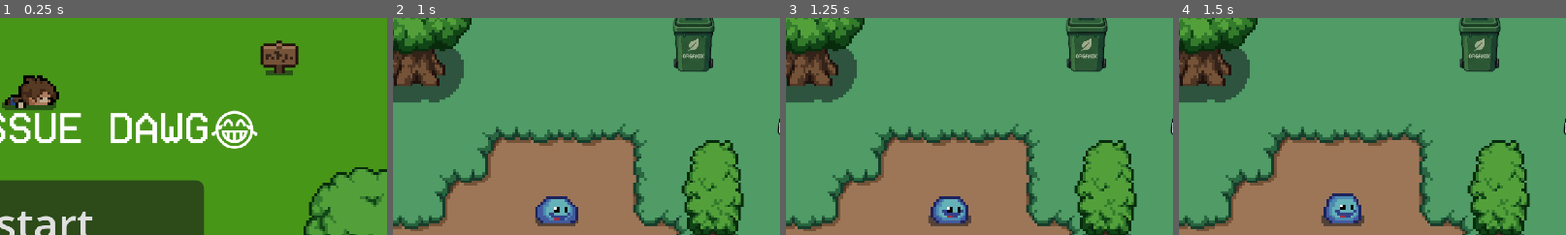
Above: before the commit, frames 1-4 (left to right).
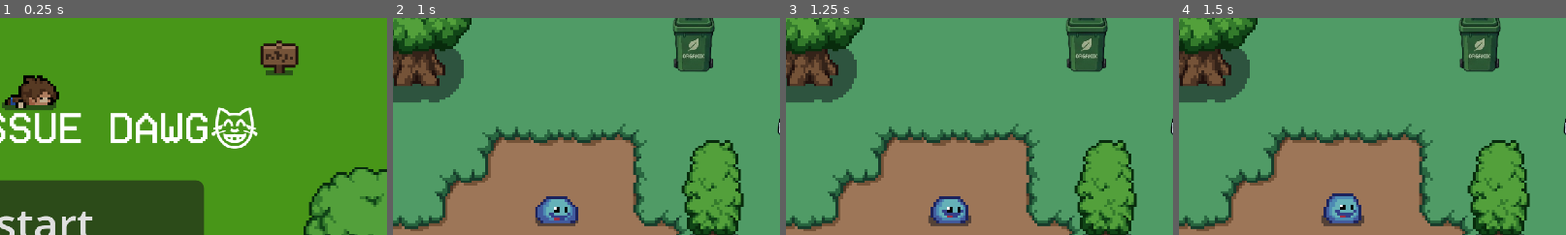
Above: after the commit, the same moments.

Repository: RyaMight/Eco-Adventure-Game
Game: Godot game, scene res://scenes/coming_soon.tscn
Same seed, same stepped clock (60 frames per second), same inputs: the game is played once before the commit and once after it. This scene is started directly instead of the project's main scene.
Inputs:
- Up to frame 1 (0.25 s): no input
- Up to frame 2 (1 s): click "Restart" at 0.5 s
- Up to frame 3 (1.25 s): no input
- Up to frame 4 (1.5 s): hold Right (ui_right) from 1.28 s (still down)
The pictures show only the part of the screen within x 50-100%, y 15-65%; the shares and areas given below are measured in that part.

The runs differ from the first frame. In frame 1, 0.7% of the frame differs, in the area x 54-67%, y 41-60%; in frame 2, nothing differs; in frame 3, nothing differs; in frame 4, nothing differs.

Commit message:
Fix regen health player terlalu cepat

Diff:
--- a/scenes/coming_soon.tscn
+++ b/scenes/coming_soon.tscn
@@ -1,11 +1,12 @@
-[gd_scene load_steps=12 format=3 uid="uid://gd7vs4v6cjhq"]
-
-[ext_resource type="Script" uid="uid://dey7ex6mqekv4" path="res://coming_soon.gd" id="1_p463o"]
+[gd_scene load_steps=14 format=3 uid="uid://gd7vs4v6cjhq"]
+
+[ext_resource type="Script" uid="uid://dey7ex6mqekv4" path="res://scripts/coming_soon.gd" id="1_p463o"]
 [ext_resource type="Texture2D" uid="uid://cecu7ciqxyuod" path="res://art/tilesets/plains.png" id="2_3e2dn"]
 [ext_resource type="FontFile" uid="uid://c5vkn3y72a6di" path="res://art/font/VCR_OSD_MONO_1.001.ttf" id="2_akidv"]
 [ext_resource type="Texture2D" uid="uid://cvbn4nbavsfun" path="res://art/objects/objects.png" id="3_75nuk"]
 [ext_resource type="Texture2D" uid="uid://byax8cn33lal6" path="res://art/characters/slime.png" id="4_mg78f"]
 [ext_resource type="Texture2D" uid="uid://d1qs0hhy6cucy" path="res://art/characters/player.png" id="5_akidv"]
+[ext_resource type="Texture2D" uid="uid://baa1icgfj4plb" path="res://art/characters/Himmel Sang Pahlawan (1).png" id="7_x3ive"]
 
 [sub_resource type="TileSetAtlasSource" id="TileSetAtlasSource_mg78f"]
 texture = ExtResource("2_3e2dn")
@@ -678,11 +679,23 @@
 7:29/0 = 0
 8:29/0 = 0
 
+[sub_resource type="TileSetAtlasSource" id="TileSetAtlasSource_pqksw"]
+texture = ExtResource("7_x3ive")
+2:1/0 = 0
+3:1/0 = 0
+2:2/0 = 0
+3:2/0 = 0
+2:3/0 = 0
+3:3/0 = 0
+2:4/0 = 0
+3:4/0 = 0
+
 [sub_resource type="TileSet" id="TileSet_x3ive"]
 sources/0 = SubResource("TileSetAtlasSource_mg78f")
 sources/1 = SubResource("TileSetAtlasSource_akidv")
 sources/2 = SubResource("TileSetAtlasSource_x3ive")
 sources/3 = SubResource("TileSetAtlasSource_03vv6")
+sources/4 = SubResource("TileSetAtlasSource_pqksw")
 
 [node name="lose_scene" type="Control"]
 layout_mode = 3
@@ -704,7 +717,7 @@
 offset_right = 251.0
 offset_bottom = 81.0
 theme_override_fonts/font = ExtResource("2_akidv")
-text = "SKILL ISSUE DAWG😂"
+text = "SKILL ISSUE DAWG😹"
 
 [node name="Button" type="Button" parent="."]
 layout_mode = 1
--- a/scenes/level_complete.tscn
+++ b/scenes/level_complete.tscn
@@ -1,6 +1,6 @@
 [gd_scene load_steps=9 format=3 uid="uid://dohwyc2gxkm4d"]
 
-[ext_resource type="Script" uid="uid://dsqatt74ofh22" path="res://level_complete.gd" id="1_hhoem"]
+[ext_resource type="Script" uid="uid://dsqatt74ofh22" path="res://scripts/level_complete.gd" id="1_hhoem"]
 [ext_resource type="Texture2D" uid="uid://cvbn4nbavsfun" path="res://art/objects/objects.png" id="2_2e2w2"]
 [ext_resource type="Texture2D" uid="uid://cnpq344hqnkf5" path="res://art/tilesets/decor_16x16.png" id="3_rovvh"]
 [ext_resource type="Texture2D" uid="uid://cecu7ciqxyuod" path="res://art/tilesets/plains.png" id="4_rovvh"]
--- a/scenes/organik.tscn
+++ b/scenes/organik.tscn
@@ -1,6 +1,6 @@
 [gd_scene load_steps=5 format=3 uid="uid://cxenjy705hg8s"]
 
-[ext_resource type="Script" uid="uid://hievyjoy83kb" path="res://organik.gd" id="1_kic8n"]
+[ext_resource type="Script" uid="uid://hievyjoy83kb" path="res://scripts/organik.gd" id="1_kic8n"]
 [ext_resource type="Texture2D" uid="uid://bdwefiguli57k" path="res://art/objects/Screenshot_2026-04-13_144935-removebg-preview.png" id="2_kic8n"]
 
 [sub_resource type="CircleShape2D" id="CircleShape2D_j3cno"]
--- a/scenes/player.tscn
+++ b/scenes/player.tscn
@@ -474,7 +474,7 @@
 show_percentage = false
 
 [node name="Timer" type="Timer" parent="."]
-wait_time = 5.0
+wait_time = 10.0
 autostart = true
 
 [connection signal="body_entered" from="player_hitbox" to="." method="_on_player_hitbox_body_entered"]
--- a/scenes/sampah.tscn
+++ b/scenes/sampah.tscn
@@ -1,6 +1,6 @@
 [gd_scene load_steps=2 format=3 uid="uid://gkwd5ga1hyqt"]
 
-[ext_resource type="Script" uid="uid://dmugi21wnvele" path="res://sampah.gd" id="1_rpkmx"]
+[ext_resource type="Script" uid="uid://dmugi21wnvele" path="res://scripts/sampah.gd" id="1_rpkmx"]
 
 [node name="sampah" type="Area2D"]
 script = ExtResource("1_rpkmx")
--- a/scenes/sampahblock.tscn
+++ b/scenes/sampahblock.tscn
@@ -1,6 +1,6 @@
 [gd_scene load_steps=3 format=3 uid="uid://dmx8ajyt2ptwo"]
 
-[ext_resource type="Script" uid="uid://b7sfoxrjtfejh" path="res://area_2d.gd" id="1_8sfsm"]
+[ext_resource type="Script" uid="uid://b7sfoxrjtfejh" path="res://scripts/area_2d.gd" id="1_8sfsm"]
 
 [sub_resource type="RectangleShape2D" id="RectangleShape2D_8sfsm"]
 size = Vector2(19, 18)
--- a/scenes/sb_3.tscn
+++ b/scenes/sb_3.tscn
@@ -1,6 +1,6 @@
 [gd_scene load_steps=5 format=3 uid="uid://drk1p5ij2vtn6"]
 
-[ext_resource type="Script" uid="uid://rriyjwxegpte" path="res://sb_3.gd" id="1_stilw"]
+[ext_resource type="Script" uid="uid://rriyjwxegpte" path="res://scripts/sb_3.gd" id="1_stilw"]
 [ext_resource type="Texture2D" uid="uid://cgw6cc7x13dnu" path="res://art/objects/Screenshot_2026-04-13_205208-removebg-preview.png" id="2_nm74h"]
 
 [sub_resource type="CircleShape2D" id="CircleShape2D_stilw"]
Renamed: area_2d.gd -> scripts/area_2d.gd
Renamed: area_2d.gd.uid -> scripts/area_2d.gd.uid
Renamed: coming_soon.gd -> scripts/coming_soon.gd
Renamed: coming_soon.gd.uid -> scripts/coming_soon.gd.uid
Renamed: level_complete.gd -> scripts/level_complete.gd
Renamed: level_complete.gd.uid -> scripts/level_complete.gd.uid
Renamed: organik.gd -> scripts/organik.gd
Renamed: organik.gd.uid -> scripts/organik.gd.uid
Renamed: sampah.gd -> scripts/sampah.gd
Renamed: sampah.gd.uid -> scripts/sampah.gd.uid
Renamed: sb_3.gd -> scripts/sb_3.gd
Renamed: sb_3.gd.uid -> scripts/sb_3.gd.uid
